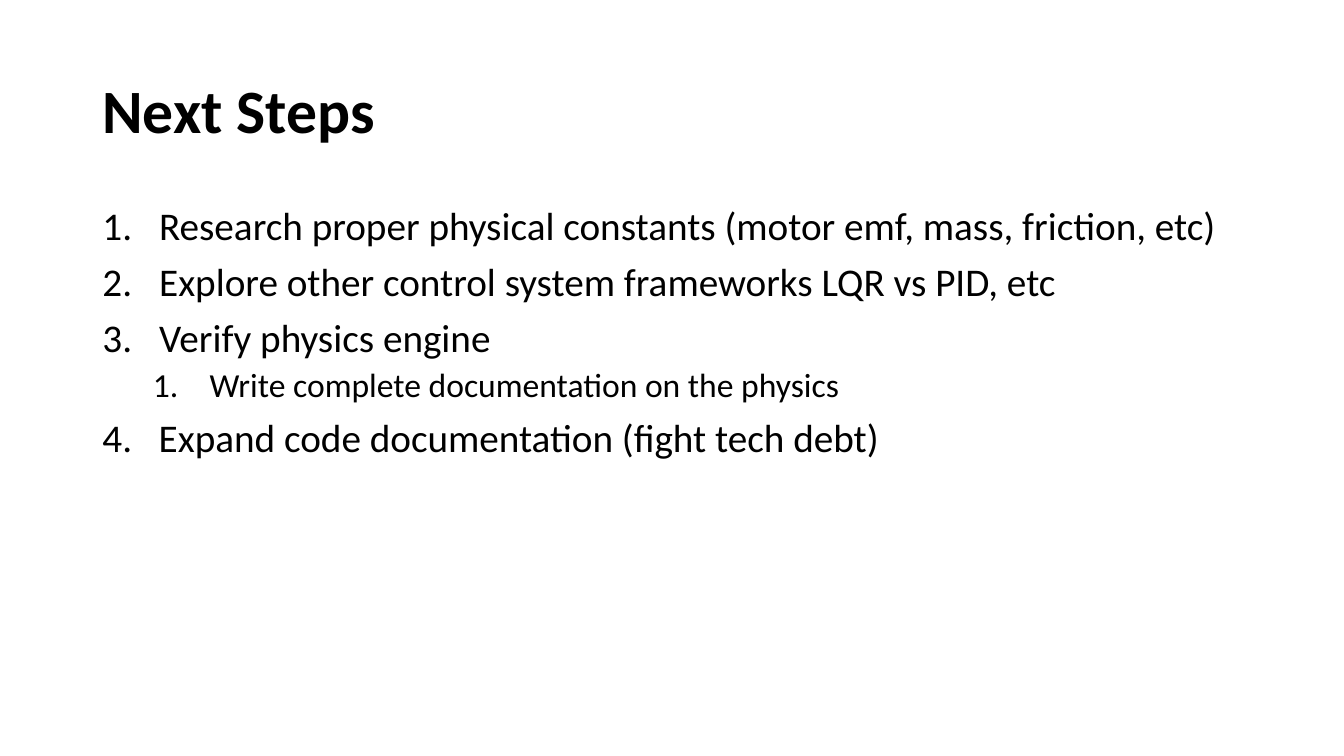
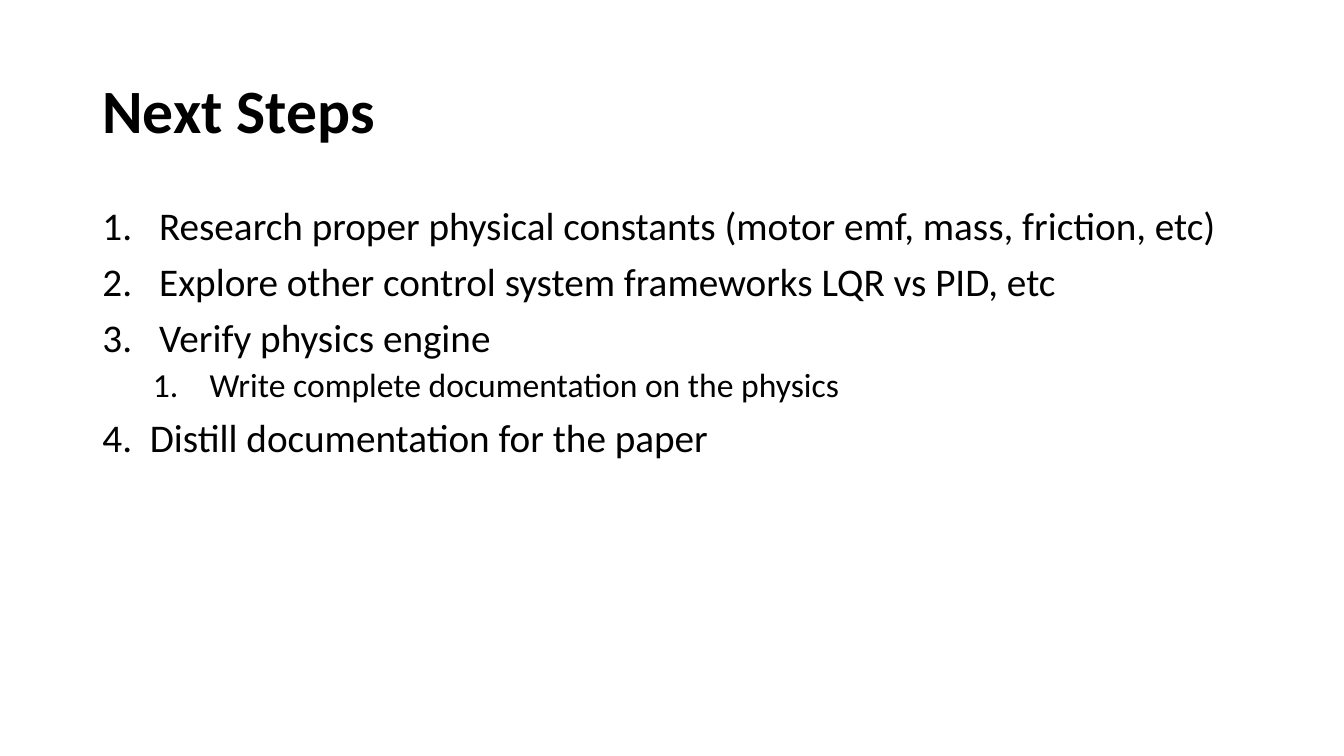
Before and after one commit to evandm4/engr-10301h-balancing-robot, a slide deck: slide 7 of docs/Evan Moore Progress Update.pptx. Drawn at 1344x756 pixels with LibreOffice and Linux fonts; fonts in the diff are those of the drawing. Boxes give left, top, right and bottom in pixels: in the first picture for what was removed or moved away, otherwise in the second. Text is boxed around its words. In the diff, an @@ line names an element or a change of style, - is before the commit and + after.

```diff
--- a/docs/Evan Moore Progress Update.pptx
+++ b/docs/Evan Moore Progress Update.pptx
@@ text at (102, 424, 708, 459): text changed @@
-4. Expand code documentation (fight tech debt)
+4. Distill documentation for the paper
```
Also in this commit, not shown: 3 other slides changed, 1 slide added, 1 slide removed, 44 other files.
